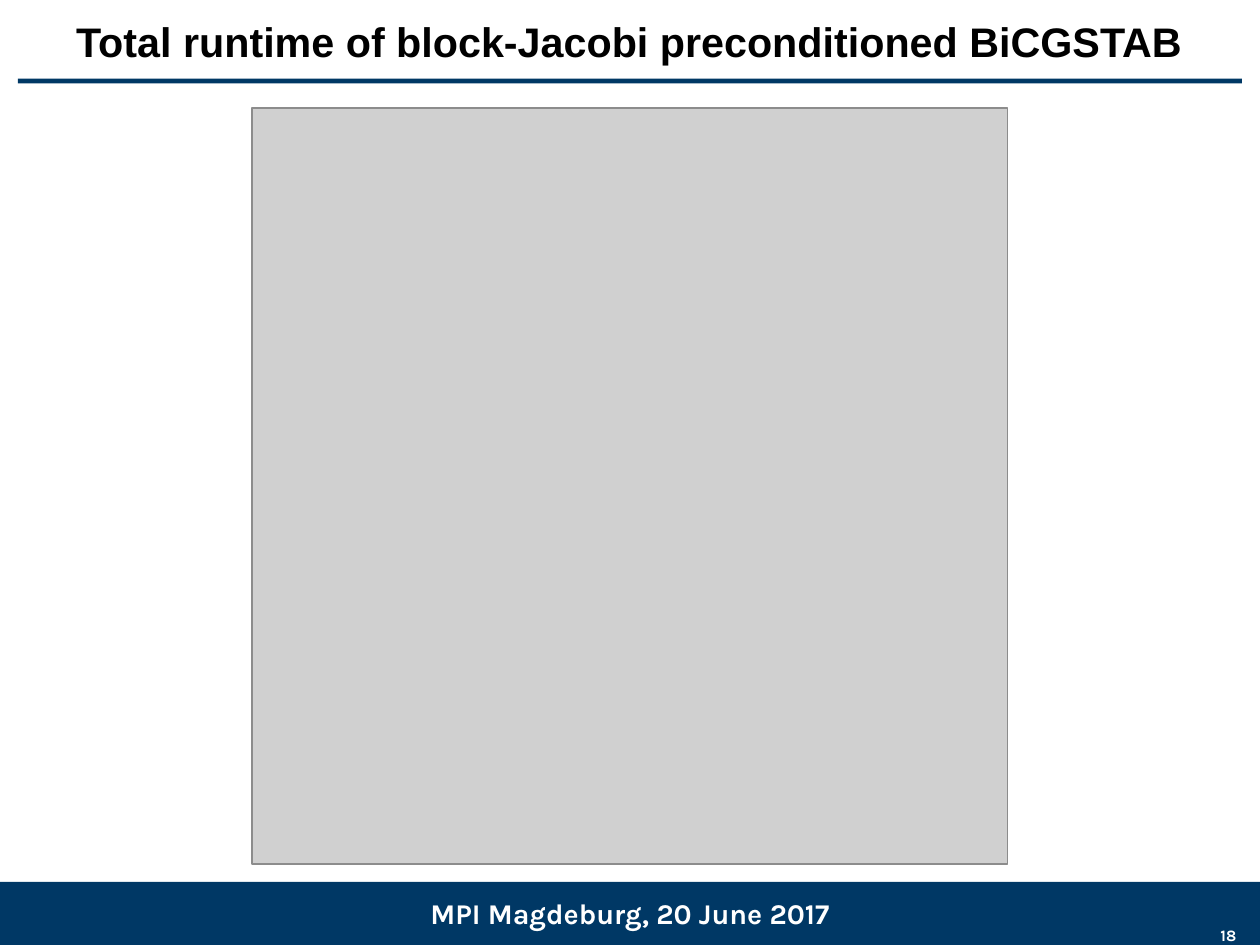
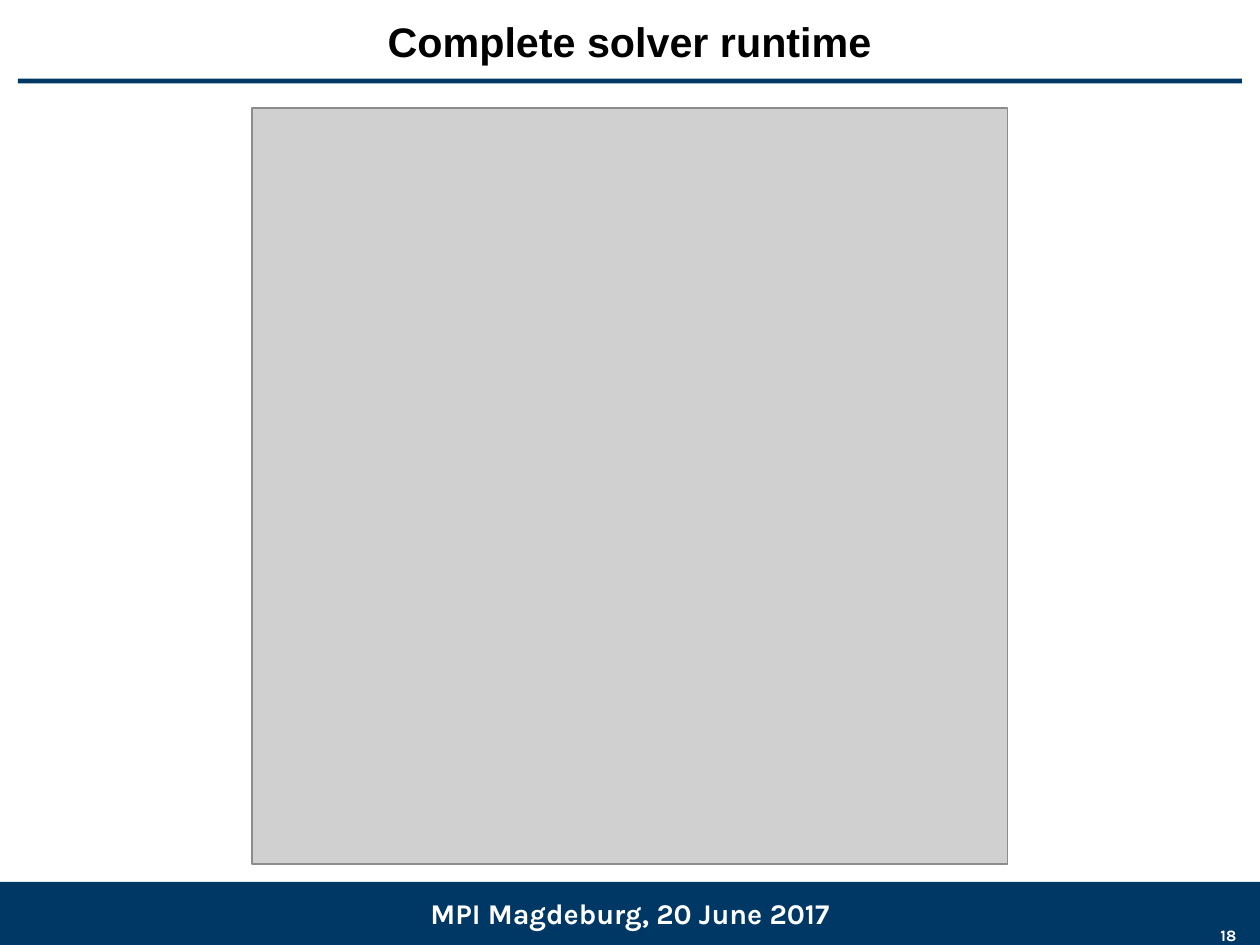
Before and after one commit to gflegar/talks, a slide deck: slide 18 of mpi_magdeburg_2017_06/slides.odp. Drawn at 1260x945 pixels with LibreOffice and Linux fonts; fonts in the diff are those of the drawing; grey boxes stand for pictures; background and template pictures are left out. Boxes give left, top, right and bottom in pixels: in the first picture for what was removed or moved away, otherwise in the second. Text is boxed around its words. In the diff, an @@ line names an element or a change of style, - is before the commit and + after.

Commit message:
Finish text for MPI

```diff
--- a/mpi_magdeburg_2017_06/slides.odp
+++ b/mpi_magdeburg_2017_06/slides.odp
@@ title at (388,27,871,65): text changed @@
-Total runtime of block-Jacobi preconditioned BiCGSTAB
+Complete solver runtime
```
Also in this commit, not shown: 13 other slides changed, 3 slides added, 2 slides removed.
